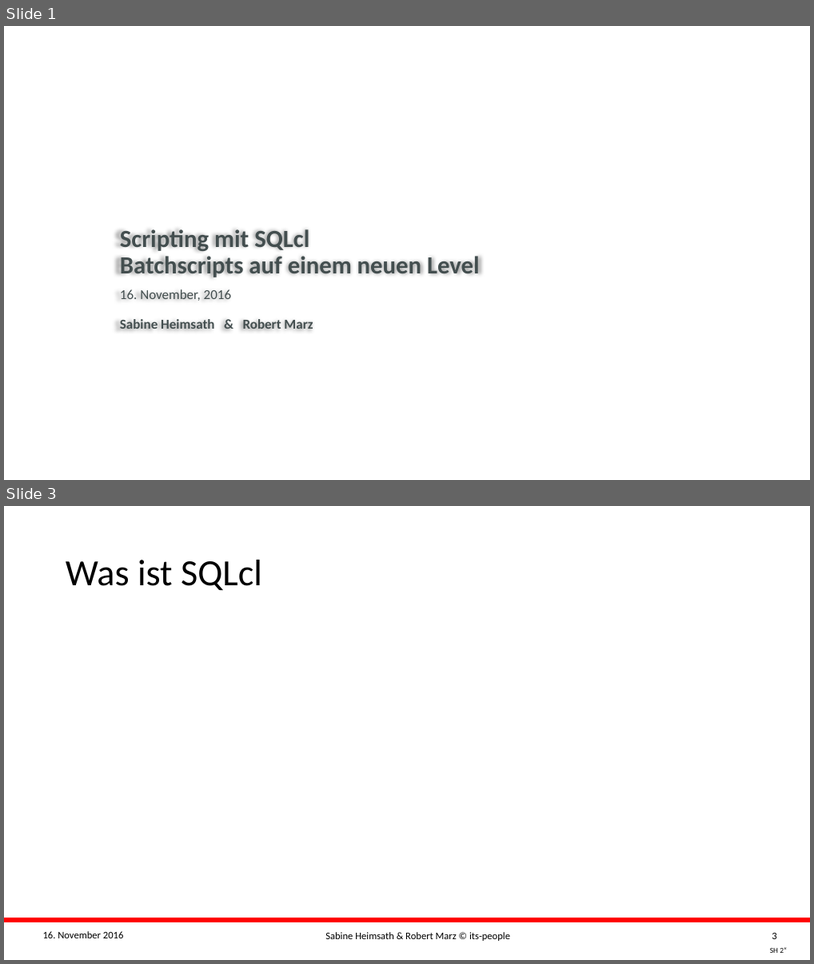
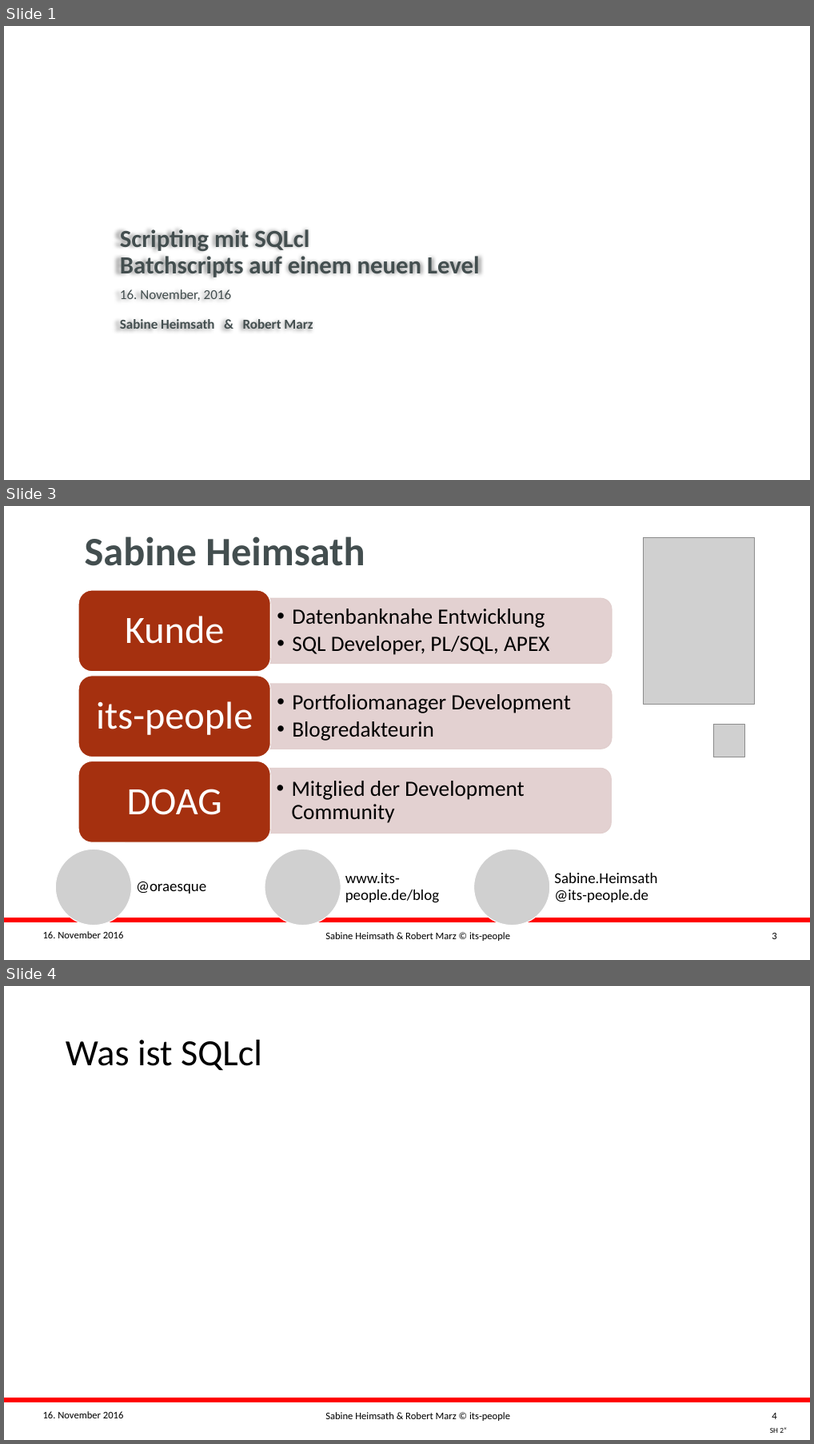
Before and after one commit to its-people/sqlclscripts, a slide deck: Slides/2016 DOAG K+A - Sabine Heimsath + Robert Marz - Scripting with SQLcl.pptx. Shown one above the other, each under a label of ours: slides 1 and 3 before the commit, slides 1, 3 and 4 after it; the slides between them are not shown. The pictures are 814x964 and 814x1444 pixels, drawn with LibreOffice and Linux fonts; fonts in the diff are those of the drawing; grey boxes stand for pictures; background and template pictures are left out. Boxes give left, top, right and bottom in pixels: in the first picture for what was removed or moved away, otherwise in the second. Text is boxed around its words. In the diff, an @@ line names an element or a change of style, - is before the commit and + after.

```diff
--- a/Slides/2016 DOAG K+A - Sabine Heimsath + Robert Marz - Scripting with SQLcl.pptx
+++ b/Slides/2016 DOAG K+A - Sabine Heimsath + Robert Marz - Scripting with SQLcl.pptx
@@ slide 3 added at bbox=[4, 506, 810, 960], background #FFFFFF; not listed: 4 template elements that a slide beside it also shows @@
@@ text added at bbox=[85, 536, 365, 566], 48 pt, text #434E4F, bold @@
+Sabine Heimsath
@@ picture added at bbox=[644, 537, 755, 704] @@
@@ picture added at bbox=[714, 724, 745, 758] @@
@@ group added at bbox=[78, 590, 612, 842]: 6 texts, 3 round same rects, 3 rounded rectangles @@
+  •• Datenbanknahe Entwicklung
+  •• SQL Developer, PL/SQL, APEX
+Kunde
+  •• Portfoliomanager Development
+  •• Blogredakteurin
+its-people
+  •• Mitglied der Development Community
+DOAG
@@ group added at bbox=[55, 849, 658, 925]: 3 pictures, 3 texts @@
+@oraesque
+www.its-people.de/blog
+Sabine.Heimsath
+@its-people.de
@@ what was slide 3 is now slide 4 @@
@@ page number at bbox=[772, 1412, 777, 1419]: text changed @@
-3
+4
```
Also in this commit, not shown: 3 slides changed.
